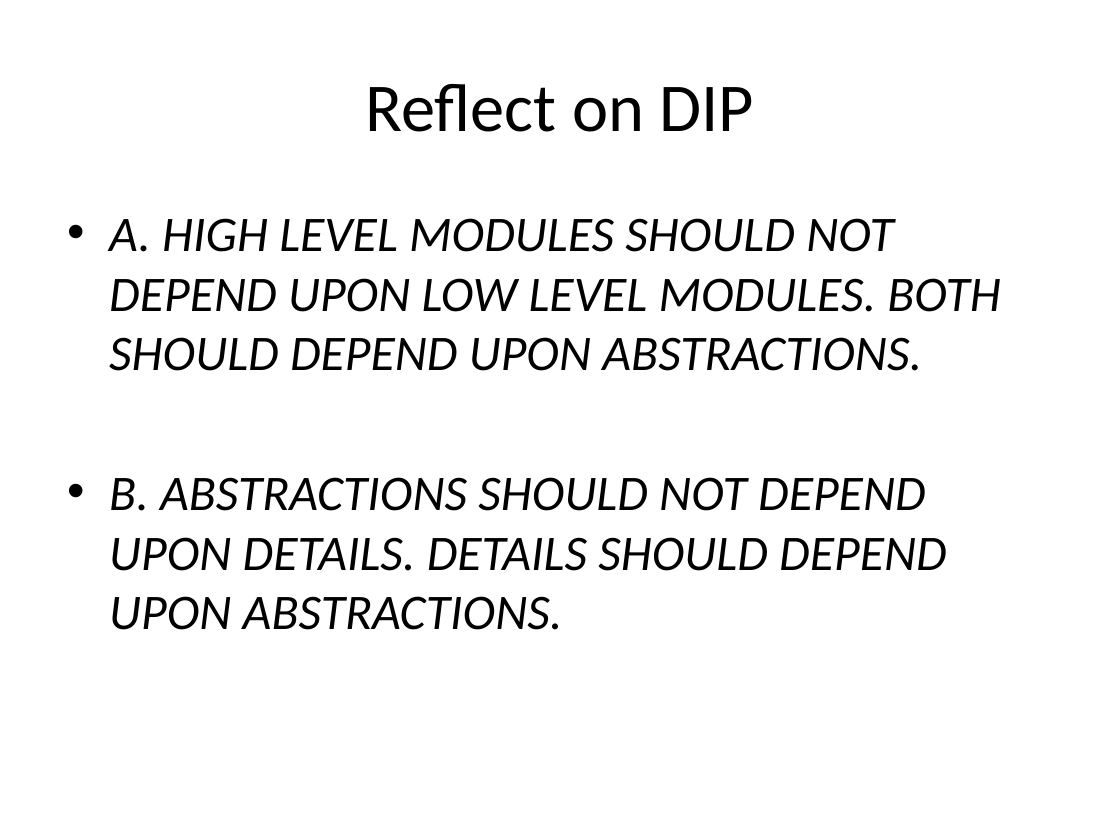
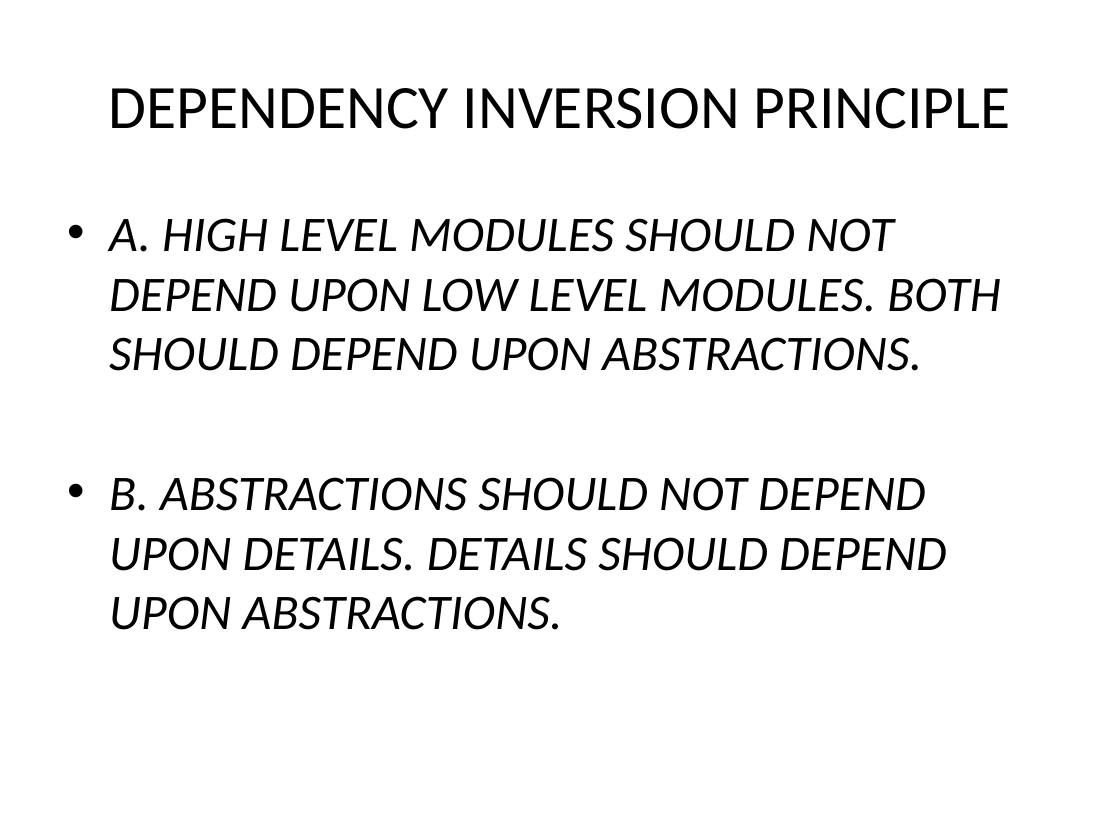
Before and after one commit to sameeri/solid, a slide deck: slide 69 of SOLID Principles of OOD v2.pptx (slide 60 before the commit). Drawn at 1120x840 pixels with LibreOffice and Linux fonts; fonts in the diff are those of the drawing. Boxes give left, top, right and bottom in pixels: in the first picture for what was removed or moved away, otherwise in the second. Text is boxed around its words. In the diff, an @@ line names an element or a change of style, - is before the commit and + after.

```diff
--- a/SOLID Principles of OOD v2.pptx
+++ b/SOLID Principles of OOD v2.pptx
@@ title at (x1=109, y1=88, x2=1010, y2=129): text changed; size 44 to 39.6 pt @@
-Reflect on DIP
+DEPENDENCY INVERSION PRINCIPLE
```
Also in this commit, not shown: 6 other slides changed, 10 slides added.
